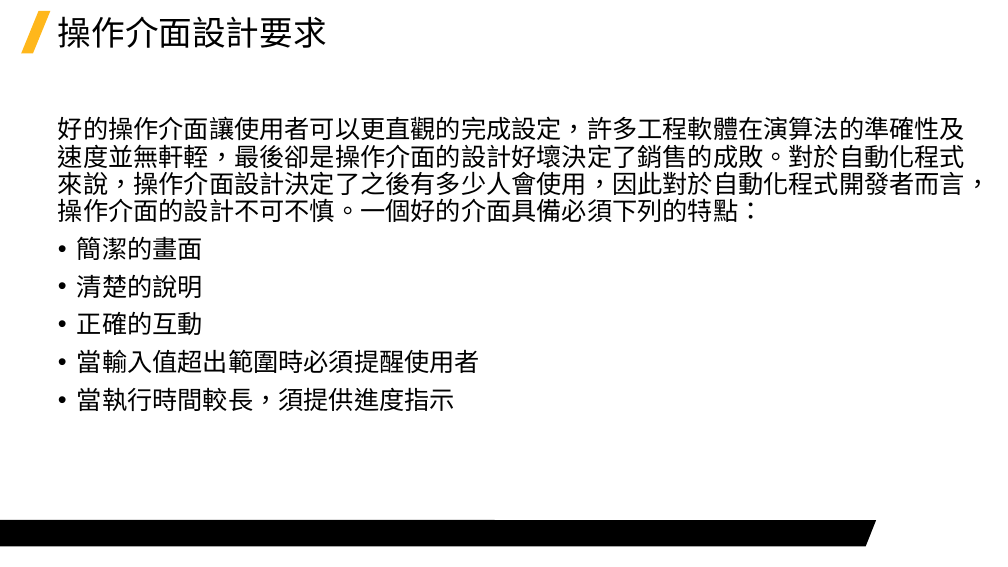
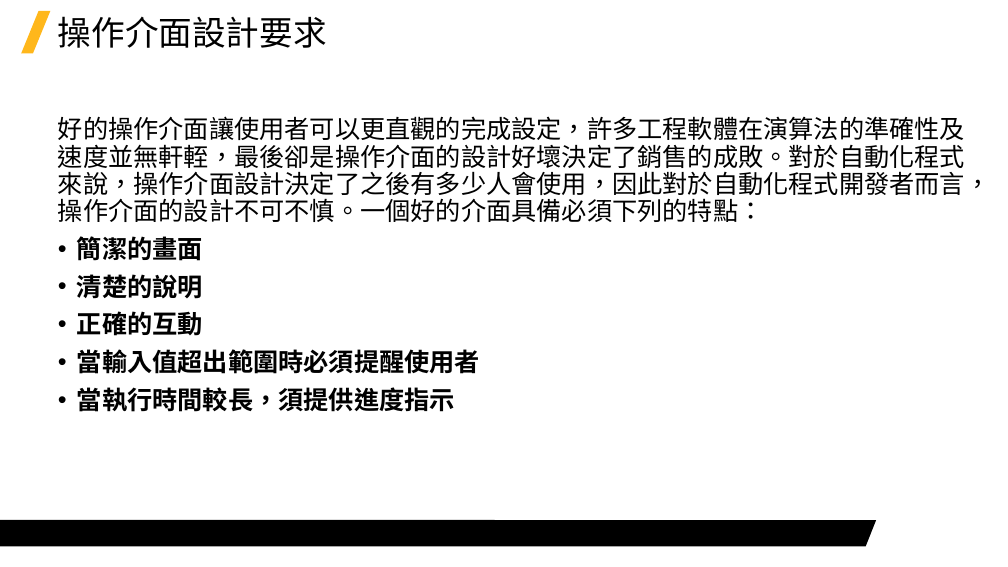
Before and after one commit to Jerrick-cheng/AEDT-Automation-Camp, a slide deck: slide 3 of 上課教材/Week5.pptx. Drawn at 1008x567 pixels with LibreOffice and Linux fonts; fonts in the diff are those of the drawing; background and template pictures are left out. Boxes give left, top, right and bottom in pixels: in the first picture for what was removed or moved away, otherwise in the second. Text is boxed around its words. In the diff, an @@ line names an element or a change of style, - is before the commit and + after.

```diff
--- a/上課教材/Week5.pptx
+++ b/上課教材/Week5.pptx
@@ text at [77, 236, 480, 412]: bold on in "簡潔的畫面", "清楚的說明", "正確的互動", "當輸入值超出範圍時必須提醒使用者" and 1 more places @@
```
Also in this commit, not shown: 5 other slides changed, 5 slides added, 1 slide removed, 2 other files.
